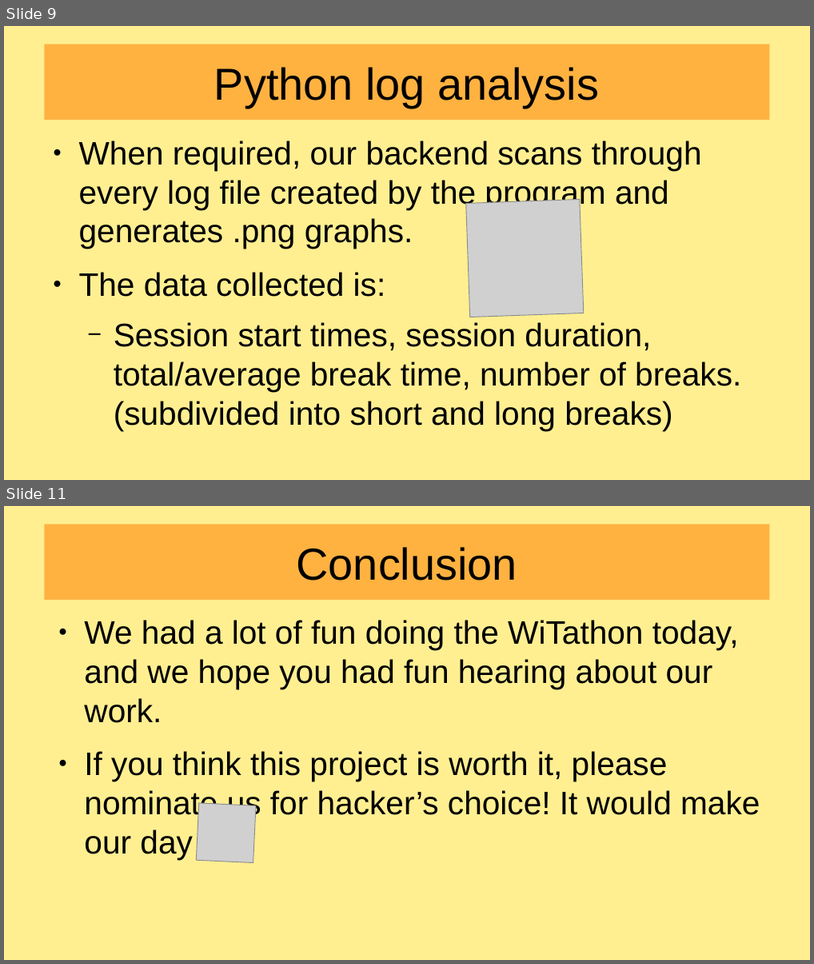
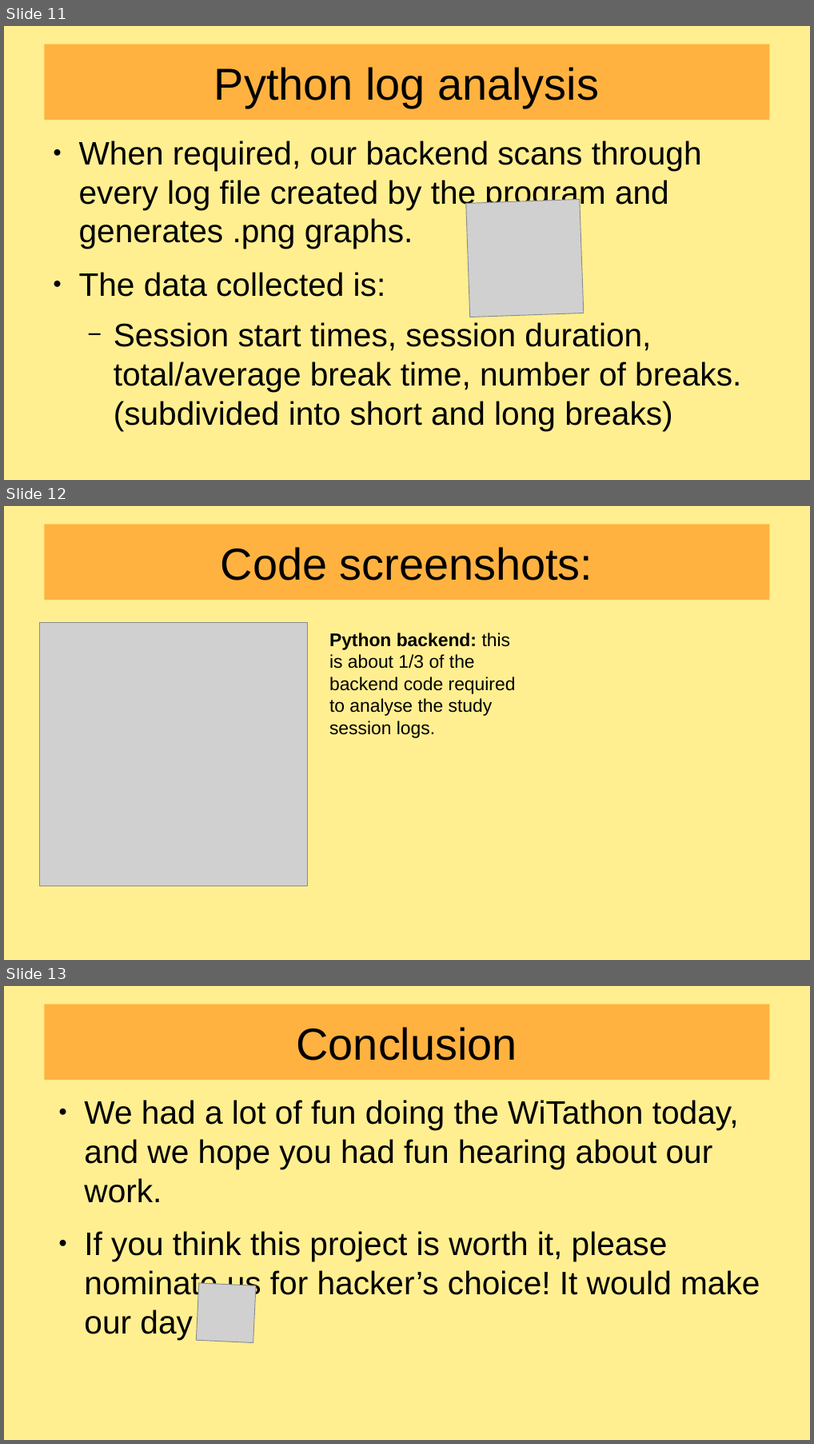
Before and after one commit to awedpotato767/Crazy-cat-people-WiT25, a slide deck: presentation.odp. Shown one above the other, each under a label of ours: slides 9 and 11 before the commit, slides 11, 12 and 13 after it; the slides between them are not shown. The pictures are 814x964 and 814x1444 pixels, drawn with LibreOffice and Linux fonts; fonts in the diff are those of the drawing; grey boxes stand for pictures. Boxes give left, top, right and bottom in pixels: in the first picture for what was removed or moved away, otherwise in the second. Text is boxed around its words. In the diff, an @@ line names an element or a change of style, - is before the commit and + after.

```diff
--- a/presentation.odp
+++ b/presentation.odp
@@ slide 12 added at box(4, 506, 810, 960), background #FFEF91 @@
@@ title added at box(44, 524, 770, 600), fill #FFB240, 44 pt, text #000000 @@
+Code screenshots:
@@ picture added at box(40, 622, 308, 886) @@
@@ text added at box(330, 632, 516, 738), 18 pt, text #000000 @@
+Python backend: this is about 1/3 of the backend code required to analyse the study session logs.
@@ what was slide 9 is now slide 11 @@
@@ what was slide 11 is now slide 13 @@
```
Also in this commit, not shown: 5 slides changed, 1 other slide added, 5 other files.
